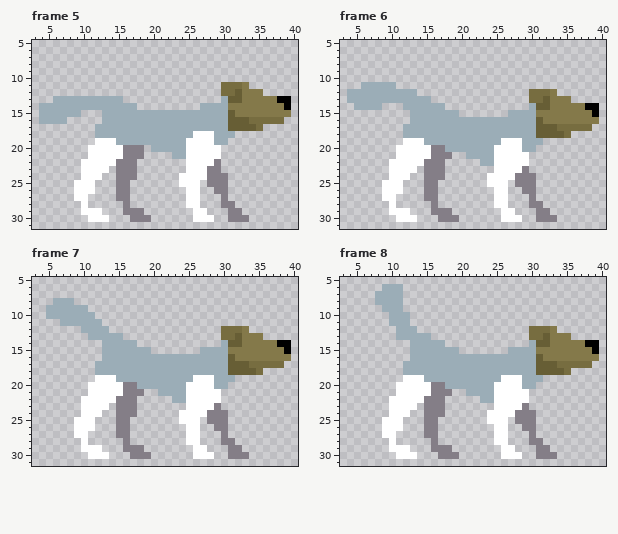
One commit to this pixel-art file: ChonkyDonkey/Assets/Resources/Sprites/player/player_idle.aseprite. The picture above is the old version.
48x32 pixels, 8 frames. Shown: frame 5: x 3..40, y 5..31; frame 6: x 3..40, y 5..31; frame 7: x 3..40, y 5..31; frame 8: x 3..40, y 5..31. The commit also changed other frames, which this record leaves out.
Now the later version:
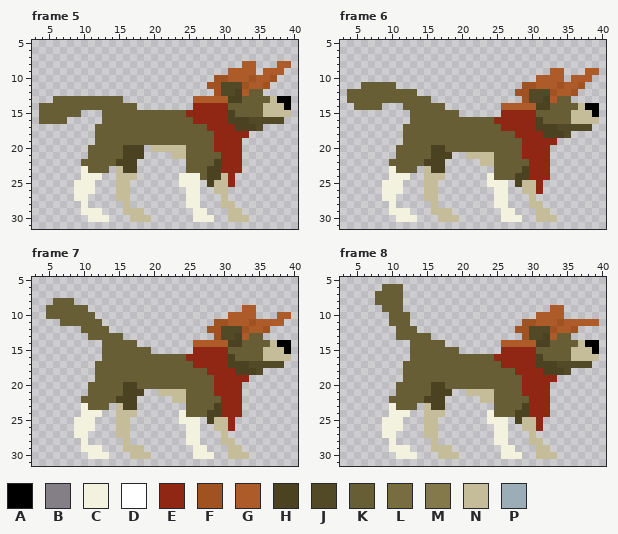
Palette (. is transparent): A #000000  B #847e87  C #f3f2df  D #ffffff  E #902614  F #a05221  G #ad5c29  H #4a4220  J #524a27  K #675e35  L #776d40  M #84794a  N #c5bd99  P #9badb7
Difference:
layer "cloth" now shown
Changed rows in their new state; - is an unchanged pixel.
Frame 5, layers "cloth", "legs", "body":
first column x 4:
 8 -----------------------------GG---GG
 9 ---------------------------GGGG-GGG-
10 -------------------------FFGGGFGGF--
11 ------------------------FFJJJFGGF---
12 -------------------------FJJHGKK----
13 --KKKKKKKKKK----------GGGGGHHKKKKN--
14 KKKKKKKKKKKKKK--------EEEEEKKKKKNNN-
15 KKKKKK---KKKKKKKKKKKKEEEEEEHKKKKNNNN
16 KKKK-----KKKKKKKKKKKKKEEEEEHHHJJJJJ-
17 --------KKKKKKKKKKKKKKKKEEEEHHHJ----
18 --------KKKKKKKKKKKKKKKKKEEEEE------
19 --------KKKKKKKKKKKKKKKKKEEEE-------
20 -------KKKKKHHH-NNNNNKKKKEEEE-------
21 -------KKKKKHHH----NNKKKKKEEE-------
22 ------KKKKKHHH-------KKKKHEEE-------
23 ------CKKK-NHH-------KKKHHEEE-------
24 ------CCC--NNN------CCCKHHNE--------
25 -----CCC---NN-------CCC-HNNE--------
26 -----CCC---NN--------CC--NN---------
27 -----CC----NN--------CC---N---------
28 ------C-----N--------CC---NN--------
29 ------CCC---NNN-------CC---NN-------
30 -------CCC---NNN------CCC--NNN------
Frame 6, layers "cloth", "legs", "body":
first column x 4:
 9 -----------------------------GG---GG
10 ---------------------------GGGG-GGG-
11 --KKKKK------------------FFGGGFGGF--
12 KKKKKKKKKK--------------FFJJJFGGF---
13 KKKKKKKKKKKK-------------FJJHGKK----
14 -KKKK---KKKKKK--------GGGGGHHKKKKN--
15 ---------KKKKKKK------EEEEEKKKKKNNN-
16 ---------KKKKKKKKKKKKEEEEEEHKKKKNNNN
17 --------KKKKKKKKKKKKKKEEEEEHHHJJJJJ-
18 --------KKKKKKKKKKKKKKKKEEEEHHHJ----
19 --------KKKKKKKKKKKKKKKKKEEEEE------
20 -------KKKKKHHKKKKKKKKKKKEEEE-------
21 -------KKKKKHHH--NNNNKKKKEEEE-------
22 ------KKKKKHHH-----NNKKKKKEEE-------
23 ------CKKK-NHH-------KKKKHEEE-------
24 ------CCC--NNN------CKKKHHEEE-------
25 -----CCC---NN-------CCC-HNNE--------
26 -----CCC---NN--------CC--NNE--------
27 -----CC----NN--------CC---N---------
28 ------C-----N--------CC---NN--------
29 ------CCC---NNN-------CC---NN-------
30 -------CCC---NNN------CCC--NNN------
Frame 7, layers "cloth", "legs", "body":
first column x 5:
 8 -KKK-------------------------------
 9 KKKKKK----------------------GG-----
10 KKKKKKK-------------------GGGG---GG
11 --KKKKKK----------------FFGGGFGGGG-
12 -----KKKK--------------FFJJJFGGF---
13 ------KKKKK-------------FJJHGKK----
14 --------KKKKK--------GGGGGHHKKKKN--
15 --------KKKKKKK------EEEEEKKKKKNNN-
16 --------KKKKKKKKKKKKEEEEEEHKKKKNNNN
17 -------KKKKKKKKKKKKKKEEEEEHHHJJJJJ-
18 -------KKKKKKKKKKKKKKKKEEEEHHHJ----
19 -------KKKKKKKKKKKKKKKKKEEEEE------
20 ------KKKKKHHKKKKKKKKKKKEEEE-------
21 ------KKKKKHHH--NNNNKKKKEEEE-------
22 -----KKKKKHHH-----NNKKKKKEEE-------
23 -----CKKK-NHH-------KKKKHEEE-------
24 -----CCC--NNN------CKKKHHEEE-------
25 ----CCC---NN-------CCC-HNNE--------
26 ----CCC---NN--------CC--NNE--------
27 ----CC----NN--------CC---N---------
28 -----C-----N--------CC---NN--------
29 -----CCC---NNN-------CC---NN-------
30 ------CCC---NNN------CCC--NNN------
Frame 8, layers "cloth", "legs", "body":
first column x 8:
 6 -KKK----------------------------
 7 KKKK----------------------------
 8 KKKK----------------------------
 9 -KKK---------------------GG-----
10 --KKK------------------GGGG-----
11 --KKK----------------FFGGGFGGGGG
12 ---KKK--------------FFJJJFGGF---
13 ---KKKKK-------------FJJHGKK----
14 -----KKKKK--------GGGGGHHKKKKN--
15 -----KKKKKKK------EEEEEKKKKKNNN-
16 -----KKKKKKKKKKKKEEEEEEHKKKKNNNN
17 ----KKKKKKKKKKKKKKEEEEEHHHJJJJJ-
18 ----KKKKKKKKKKKKKKKKEEEEHHHJ----
19 ----KKKKKKKKKKKKKKKKKEEEEE------
20 ---KKKKKHHKKKKKKKKKKKEEEE-------
21 ---KKKKKHHH--NNNNKKKKEEEE-------
22 --KKKKKHHH-----NNKKKKKEEE-------
23 --CKKK-NHH-------KKKKHEEE-------
24 --CCC--NNN------CKKKHHEEE-------
25 -CCC---NN-------CCC-HNNE--------
26 -CCC---NN--------CC--NNE--------
27 -CC----NN--------CC---N---------
28 --C-----N--------CC---NN--------
29 --CCC---NNN-------CC---NN-------
30 ---CCC---NNN------CCC--NNN------
Pixel boxes of the changes (left, top, right, bottom) in both pictures:
changed: (39, 61, 291, 222)
changed: (347, 68, 599, 222)
changed: (46, 298, 291, 459)
changed: (375, 284, 599, 459)
